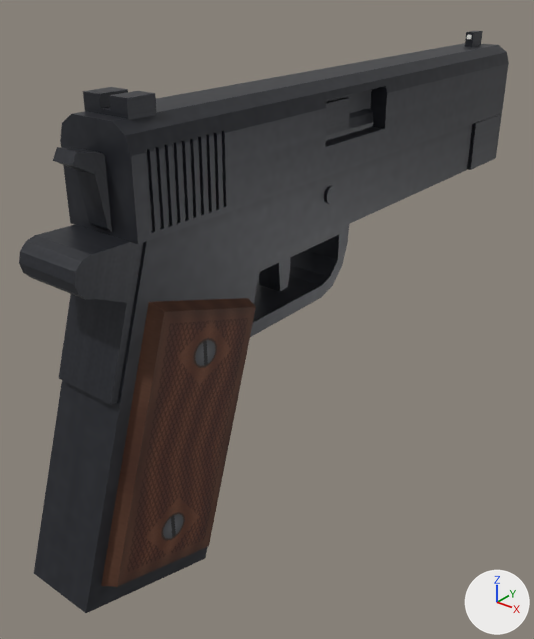
The glTF model assets/weapons/m1911/m1911.glb: old version first, new version second.
Before and after are seen from a 50 mm lens placed at (0.127, -0.166, 0.045), pointed at (-0.009, 0.004, -0.061). The axes (+X, +Y, +Z) are drawn at lower right. The lights are the same throughout. The first picture is the older version. Where no turn or scale is listed for an object, it has been applied to the vertices. Vertices at exactly the same position are counted once.

In view in the first picture: 'Barrel', 'Frame', 'Hammer', 'Slide', 'Trigger'.
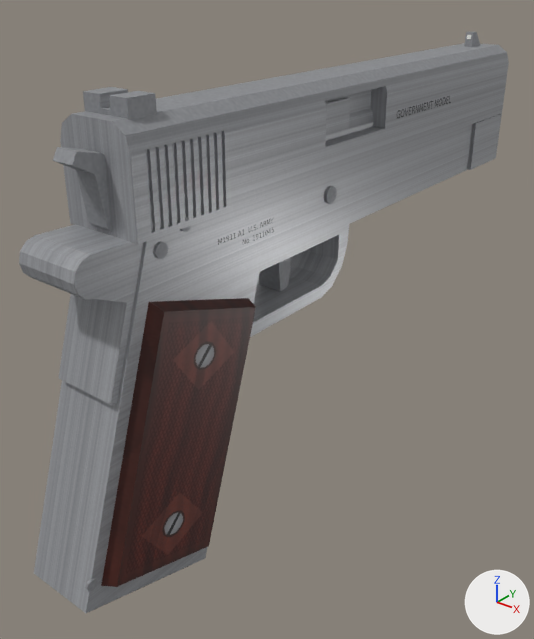
Where the change shows, as pixel boxes (x1, y1, x2, y2) in the pictures (534 x 639 px):
'Hammer', recoloured (black to grey): (53, 147, 112, 232) in both
'Trigger', recoloured (lighter): (259, 258, 291, 291) in both
part 1 of me_barrel, recoloured (black to grey): (325, 97, 374, 141) in both
part 2 of me_frame, added: after (153, 242, 168, 259)
part 3 of me_frame, added: after (180, 217, 191, 232)
part 4 of me_frame, added: after (85, 578, 98, 592)
part 5 of me_frame, added: after (218, 219, 274, 245)
part 6 of me_frame, recoloured (lighter): (19, 124, 472, 613) in both
part 7 of me_frame, recoloured (lighter): (324, 185, 337, 204) in both
part 8 of me_frame, recoloured: (101, 298, 256, 587) in both
part 9 of me_slide, reshaped: before (465, 31, 483, 47); after (397, 32, 480, 118)
part 10 of me_slide, recoloured (black to grey): (60, 52, 509, 244) in both
part 11 of me_slide, recoloured: before (73, 31, 506, 233); after (73, 43, 506, 233)

The change, as a diff of the scene's bpy script:
```diff
--- a/assets/weapons/m1911/m1911.glb.py
+++ b/assets/weapons/m1911/m1911.glb.py
@@ mat_stainless @@
+mat_stainless = principled_material('Stainless')
+mat_stainless.texture = img_stainless_brushed
+mat_stainless.metallic = 0.12
+mat_stainless.roughness = 0.32
@@ mat_rosewood @@
+mat_rosewood = principled_material('Rosewood')
+mat_rosewood.texture = img_grip_rosewood
+mat_rosewood.roughness = 0.45
@@ me_barrel @@
 me_barrel.from_pydata(...)  # 71 vertices, 136 faces; spans x -0.007..0.007, y -0.02..0.131, z -0.007..0.009
+# me_barrel part 1: all 90 faces that had it switch from mat_steel (picture img_steel_blued) to mat_stainless (picture img_stainless_brushed)
 me_barrel.materials.append(mat_bore)
@@ me_frame @@
-me_frame.from_pydata(...)  # 158 vertices, 284 faces; spans x -0.016..0.015, y -0.091..0.103, z -0.112..-0.01
+me_frame.from_pydata(...)  # 242 vertices, 426 faces; spans x -0.016..0.015, y -0.091..0.103, z -0.112..-0.005
+# me_frame part 2: a new loose piece, an 8-sided cylinder along x spanning x 0.0105..0.0113, y -0.061..-0.057, z -0.0155..-0.0115, in mat_stainlessmatte (picture img_stainless_matte)
+# me_frame part 3: a new loose piece, an 8-sided cylinder along x spanning x 0.0105..0.0113, y -0.0528..-0.0492, z -0.0113..-0.0077, in mat_stainlessmatte (picture img_stainless_matte)
+# me_frame part 4: a new loose piece, an 8-sided cylinder along x spanning x 0.0105..0.0112, y -0.09017..-0.08697, z -0.09209..-0.08889, in mat_stainlessmatte (picture img_stainless_matte)
+# me_frame part 5: 4 vertices added at x 0.011, y -0.04..0.0, z -0.022..-0.016
+# me_frame part 6: 112 faces spanning x -0.011..0.011, y -0.091..0.103, z -0.112..-0.01 switch from mat_steel (picture img_steel_blued) to mat_stainless (picture img_stainless_brushed)
+# me_frame part 7: 148 faces spanning x -0.016..0.012, y -0.064..0.011, z -0.037..-0.01 switch from mat_steel (picture img_steel_blued) to mat_stainlessmatte (picture img_stainless_matte)
+# me_frame part 8: 24 faces spanning x -0.015..0.015, y -0.086..-0.028, z -0.105..-0.024 switch from mat_walnut (picture img_grip_walnut) to mat_rosewood (picture img_grip_rosewood)
+# other edits to the shape of me_frame do not show in these pictures
+me_frame.materials.append(mat_rollmarkframe)  # picture img_rollmark_frame
@@ me_hammer @@
 me_hammer.from_pydata(...)  # 16 vertices, 28 faces; spans x -0.0032..0.0032, y -0.0115..0.003, z -0.0055..0.017
-me_hammer.materials.append(mat_steel)  # picture img_steel_blued
+me_hammer.materials.append(mat_stainlessmatte)  # picture img_stainless_matte
@@ me_slide @@
-me_slide.from_pydata(...)  # 354 vertices, 684 faces; spans x -0.012..0.012, y -0.066..0.131, z -0.028..0.021
+me_slide.from_pydata(...)  # 360 vertices, 690 faces; spans x -0.012..0.012, y -0.066..0.131, z -0.028..0.021
+# me_slide part 9
+# 2 vertices are removed from x 0.002, y 0.123, z 0.015..0.021
+# 10 faces are deleted
+# 1 vertex moves from x -0.002, y 0.123, z 0.021 to x -0.002, y 0.118, z 0.021
+# 8 vertices are added at x -0.002..0.012, y 0.042..0.124, z -0.001..0.021
+# 14 new faces join them, mat_stainlessmatte (picture img_stainless_matte)
+# 2 new faces join them, mat_rollmarkslide (picture img_rollmark_slide)
+# me_slide part 10: 554 faces spanning x -0.012..0.012, y -0.066..0.131, z -0.028..0.02 switch from mat_steel (picture img_steel_blued) to mat_stainless (picture img_stainless_brushed)
+# me_slide part 11: 108 faces spanning x -0.012..0.012, y -0.066..0.131, z -0.016..0.021 switch from mat_steel (picture img_steel_blued) to mat_stainlessmatte (picture img_stainless_matte)
 me_slide.materials.append(mat_sightdot)
+me_slide.materials.append(mat_rollmarkslide)  # picture img_rollmark_slide
@@ me_trigger @@
 me_trigger.from_pydata(...)  # 12 vertices, 20 faces; spans x -0.004..0.004, y -0.007..-0.0012, z -0.0436..-0.029
-me_trigger.materials.append(mat_steel)  # picture img_steel_blued
+me_trigger.materials.append(mat_stainlessmatte)  # picture img_stainless_matte
```
